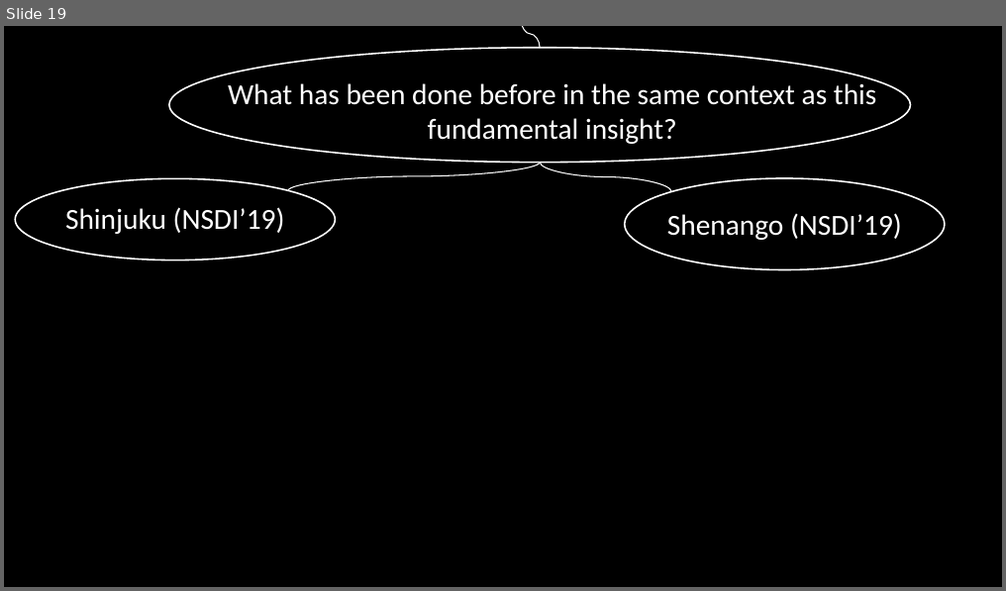
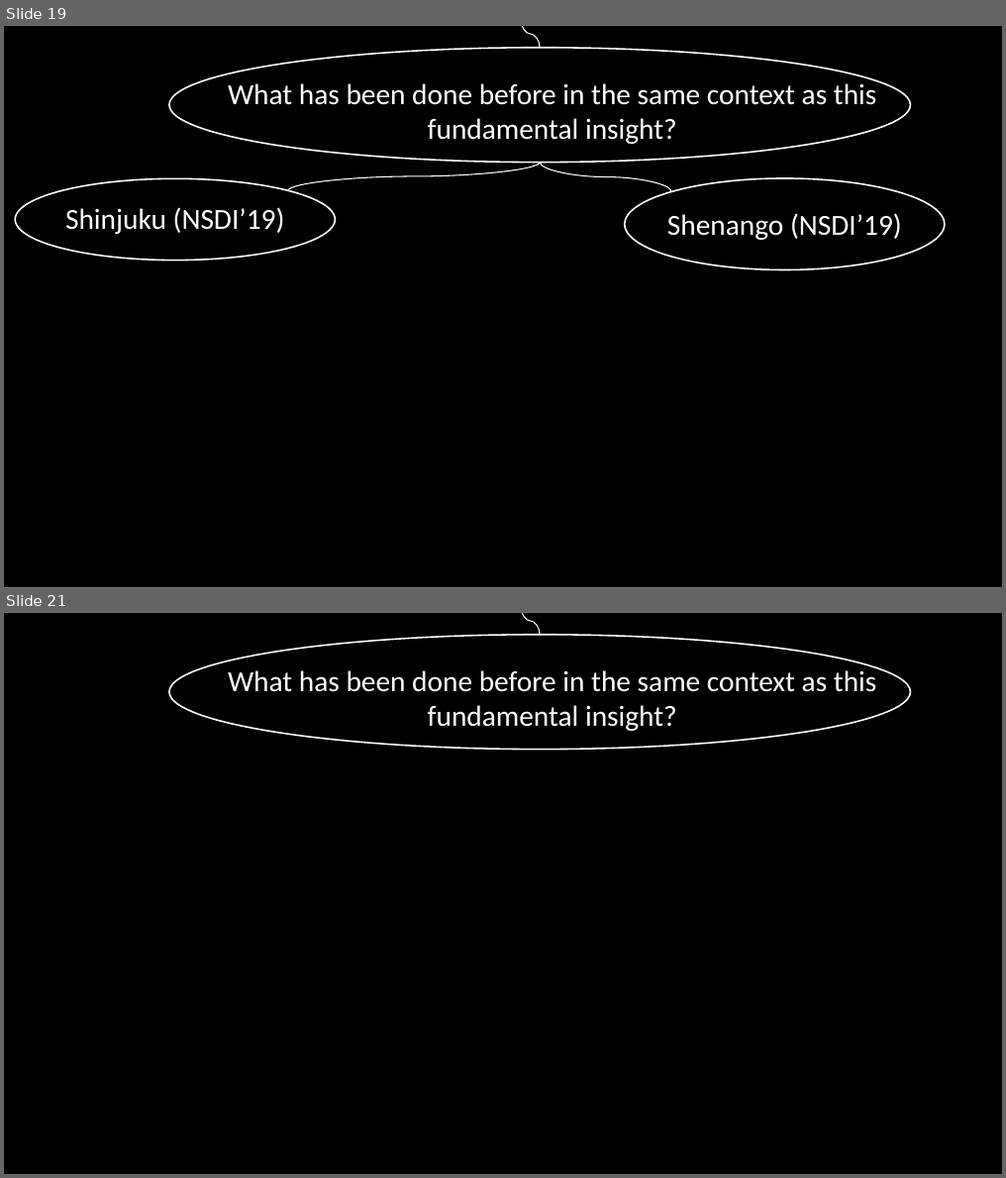
Before and after one commit to minseok127/paper_reviews, a slide deck: operating_system/ghOSt/ghOSt.pptx. Shown one above the other, each under a label of ours: slide 19 before the commit, slides 19 and 21 after it; the slides between them are not shown. The pictures are 1006x591 and 1006x1178 pixels, drawn with LibreOffice and Linux fonts; fonts in the diff are those of the drawing. Boxes give left, top, right and bottom in pixels: in the first picture for what was removed or moved away, otherwise in the second. Text is boxed around its words. In the diff, an @@ line names an element or a change of style, - is before the commit and + after.

```diff
--- a/operating_system/ghOSt/ghOSt.pptx
+++ b/operating_system/ghOSt/ghOSt.pptx
@@ slide 21 added at (4, 613, 1002, 1174), background #000000 @@
@@ ellipse added at (169, 635, 911, 750), outline #FFFFFF 1.5 pt @@
@@ curved line added from (522, 613) to (540, 635), #FFFFFF 1 pt @@
@@ text added at (228, 666, 876, 731), 28 pt, text #FFFFFF @@
+What has been done before in the same context as this fundamental insight?
```
Also in this commit, not shown: 1 slide changed, 4 other slides added, 2 other files.
